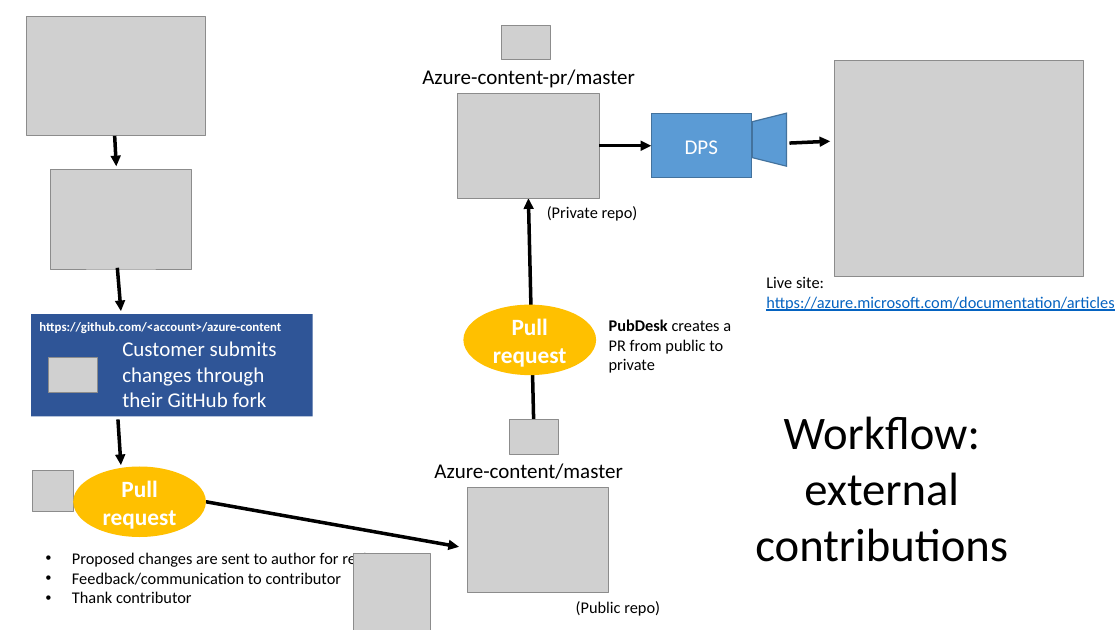
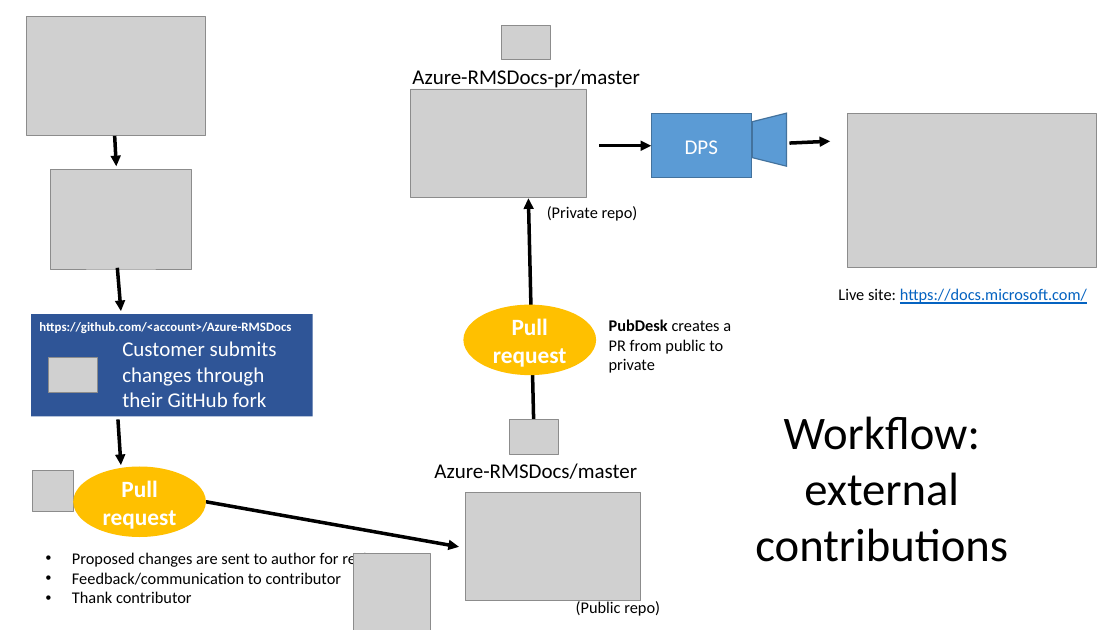
Before and after one commit to karthikaraman/Docs, a slide deck: slide 4 of PartnerTraining/git-github-workflow-training.pptx. Drawn at 1120x630 pixels with LibreOffice and Linux fonts; fonts in the diff are those of the drawing; grey boxes stand for pictures. Boxes give left, top, right and bottom in pixels: in the first picture for what was removed or moved away, otherwise in the second. Text is boxed around its words. In the diff, an @@ line names an element or a change of style, - is before the commit and + after.

```diff
--- a/PartnerTraining/git-github-workflow-training.pptx
+++ b/PartnerTraining/git-github-workflow-training.pptx
@@ picture: place and size @@
-picture at [458, 93, 599, 198]
+picture at [411, 89, 586, 197]
@@ text at [412, 69, 639, 91]: text changed @@
-Azure-content-pr/master
+Azure-RMSDocs-pr/master
@@ picture: place and size @@
-picture at [834, 60, 1084, 276]
+picture at [848, 113, 1096, 267]
@@ text at [838, 288, 1087, 304]: text changed @@
-Live site: https://azure.microsoft.com/documentation/articles
+Live site: https://docs.microsoft.com/
@@ text in rectangle at [39, 322, 291, 333]: text changed @@
-https://github.com/<account>/azure-content
+https://github.com/<account>/Azure-RMSDocs
@@ text at [434, 463, 637, 479]: text changed @@
-Azure-content/master
+Azure-RMSDocs/master
@@ picture: place and size @@
-picture at [467, 487, 608, 592]
+picture at [465, 492, 641, 601]
```
Also in this commit, not shown: 8 other slides changed, 1 other file.
